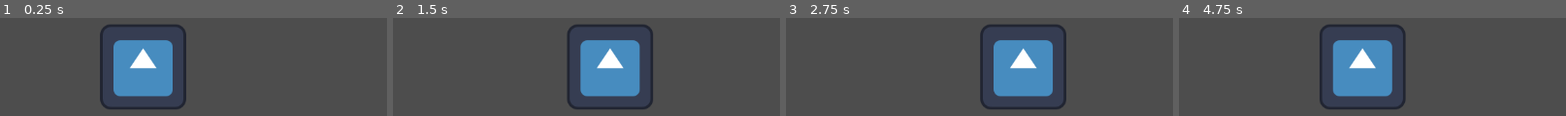
Above: before the commit, frames 1-4 (left to right).
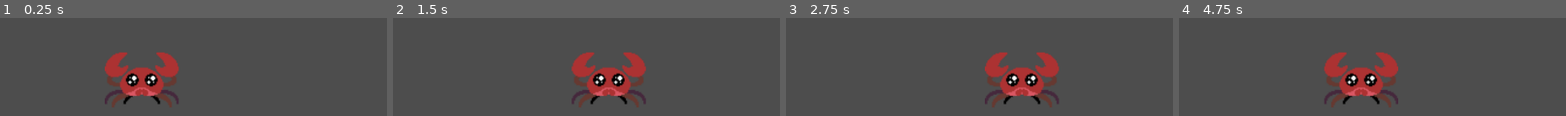
Above: after the commit, the same moments.

Repository: lu-chie/MissaoReciclagem
Game: Godot game, scene res://main.tscn
Two runs of this game, one before a commit and one after it. Both use one fixed random seed, a clock stepped at 60 frames per second and the inputs below. The engine's default icon, where the game draws it, is replaced by a stand-in: a white triangle on a blue panel in a dark square.
Inputs:
- Up to frame 1 (0.25 s): no input
- Up to frame 2 (1.5 s): tap Enter at 0.5 s; hold Right (ui_right) 0.53-1.28 s; hold Left (ui_left) from 1.28 s (still down)
- Up to frame 3 (2.75 s): release Left (ui_left) at 2.03 s; hold Right (ui_right) from 2.03 s (still down)
- Up to frame 4 (4.75 s): release Right (ui_right) at 3.53 s; hold Left (ui_left) from 3.53 s (still down)

The runs differ from the first frame. In frame 1, 13% of the frame differs, in the area x 25-49%, y 6-94%; in frame 2, 13%; in frame 3, 13%; in frame 4, 13%, in the area x 36-59%, y 6-94%.

Commit message:
imporação dos assets para o repositório

Diff:
--- /dev/null
+++ b/missaoreciclagemgame/fonts/CrabFont.json
@@ -0,0 +1,351 @@
+{ "frames": {
+   "CrabFont 0.aseprite": {
+    "frame": { "x": 0, "y": 0, "w": 8, "h": 10 },
+    "rotated": false,
+    "trimmed": false,
+    "spriteSourceSize": { "x": 0, "y": 0, "w": 8, "h": 10 },
+    "sourceSize": { "w": 8, "h": 10 },
+    "duration": 100
+   },
+   "CrabFont 1.aseprite": {
+    "frame": { "x": 8, "y": 0, "w": 8, "h": 10 },
+    "rotated": false,
+    "trimmed": false,
+    "spriteSourceSize": { "x": 0, "y": 0, "w": 8, "h": 10 },
+    "sourceSize": { "w": 8, "h": 10 },
+    "duration": 100
+   },
+   "CrabFont 2.aseprite": {
+    "frame": { "x": 16, "y": 0, "w": 8, "h": 10 },
+    "rotated": false,
+    "trimmed": false,
+    "spriteSourceSize": { "x": 0, "y": 0, "w": 8, "h": 10 },
+    "sourceSize": { "w": 8, "h": 10 },
+    "duration": 100
+   },
+   "CrabFont 3.aseprite": {
+    "frame": { "x": 24, "y": 0, "w": 8, "h": 10 },
+    "rotated": false,
+    "trimmed": false,
+    "spriteSourceSize": { "x": 0, "y": 0, "w": 8, "h": 10 },
+    "sourceSize": { "w": 8, "h": 10 },
+    "duration": 100
+   },
+   "CrabFont 4.aseprite": {
+    "frame": { "x": 32, "y": 0, "w": 8, "h": 10 },
+    "rotated": false,
+    "trimmed": false,
+    "spriteSourceSize": { "x": 0, "y": 0, "w": 8, "h": 10 },
+    "sourceSize": { "w": 8, "h": 10 },
+    "duration": 100
+   },
+   "CrabFont 5.aseprite": {
+    "frame": { "x": 40, "y": 0, "w": 8, "h": 10 },
+    "rotated": false,
+    "trimmed": false,
+    "spriteSourceSize": { "x": 0, "y": 0, "w": 8, "h": 10 },
+    "sourceSize": { "w": 8, "h": 10 },
+    "duration": 100
+   },
+   "CrabFont 6.aseprite": {
+    "frame": { "x": 48, "y": 0, "w": 8, "h": 10 },
+    "rotated": false,
+    "trimmed": false,
+    "spriteSourceSize": { "x": 0, "y": 0, "w": 8, "h": 10 },
+    "sourceSize": { "w": 8, "h": 10 },
+    "duration": 100
+   },
+   "CrabFont 7.aseprite": {
+    "frame": { "x": 0, "y": 10, "w": 8, "h": 10 },
+    "rotated": false,
+    "trimmed": false,
+    "spriteSourceSize": { "x": 0, "y": 0, "w": 8, "h": 10 },
+    "sourceSize": { "w": 8, "h": 10 },
+    "duration": 100
+   },
+   "CrabFont 8.aseprite": {
+    "frame": { "x": 8, "y": 10, "w": 8, "h": 10 },
+    "rotated": false,
+    "trimmed": false,
+    "spriteSourceSize": { "x": 0, "y": 0, "w": 8, "h": 10 },
+    "sourceSize": { "w": 8, "h": 10 },
+    "duration": 100
+   },
+   "CrabFont 9.aseprite": {
+    "frame": { "x": 16, "y": 10, "w": 8, "h": 10 },
+    "rotated": false,
+    "trimmed": false,
+    "spriteSourceSize": { "x": 0, "y": 0, "w": 8, "h": 10 },
+    "sourceSize": { "w": 8, "h": 10 },
+    "duration": 100
+   },
+   "CrabFont 10.aseprite": {
+    "frame": { "x": 24, "y": 10, "w": 8, "h": 10 },
+    "rotated": false,
+    "trimmed": false,
+    "spriteSourceSize": { "x": 0, "y": 0, "w": 8, "h": 10 },
+    "sourceSize": { "w": 8, "h": 10 },
+    "duration": 100
+   },
+   "CrabFont 11.aseprite": {
+    "frame": { "x": 32, "y": 10, "w": 8, "h": 10 },
+    "rotated": false,
+    "trimmed": false,
+    "spriteSourceSize": { "x": 0, "y": 0, "w": 8, "h": 10 },
+    "sourceSize": { "w": 8, "h": 10 },
+    "duration": 100
+   },
+   "CrabFont 12.aseprite": {
+    "frame": { "x": 40, "y": 10, "w": 8, "h": 10 },
+    "rotated": false,
+    "trimmed": false,
+    "spriteSourceSize": { "x": 0, "y": 0, "w": 8, "h": 10 },
+    "sourceSize": { "w": 8, "h": 10 },
+    "duration": 100
+   },
+   "CrabFont 13.aseprite": {
+    "frame": { "x": 48, "y": 10, "w": 8, "h": 10 },
+    "rotated": false,
+    "trimmed": false,
+    "spriteSourceSize": { "x": 0, "y": 0, "w": 8, "h": 10 },
+    "sourceSize": { "w": 8, "h": 10 },
+    "duration": 100
+   },
+   "CrabFont 14.aseprite": {
+    "frame": { "x": 0, "y": 20, "w": 8, "h": 10 },
+    "rotated": false,
+    "trimmed": false,
+    "spriteSourceSize": { "x": 0, "y": 0, "w": 8, "h": 10 },
+    "sourceSize": { "w": 8, "h": 10 },
+    "duration": 100
+   },
+   "CrabFont 15.aseprite": {
+    "frame": { "x": 8, "y": 20, "w": 8, "h": 10 },
+    "rotated": false,
+    "trimmed": false,
+    "spriteSourceSize": { "x": 0, "y": 0, "w": 8, "h": 10 },
+    "sourceSize": { "w": 8, "h": 10 },
+    "duration": 100
+   },
+   "CrabFont 16.aseprite": {
+    "frame": { "x": 16, "y": 20, "w": 8, "h": 10 },
+    "rotated": false,
+    "trimmed": false,
+    "spriteSourceSize": { "x": 0, "y": 0, "w": 8, "h": 10 },
+    "sourceSize": { "w": 8, "h": 10 },
+    "duration": 100
+   },
+   "CrabFont 17.aseprite": {
+    "frame": { "x": 24, "y": 20, "w": 8, "h": 10 },
+    "rotated": false,
+    "trimmed": false,
+    "spriteSourceSize": { "x": 0, "y": 0, "w": 8, "h": 10 },
+    "sourceSize": { "w": 8, "h": 10 },
+    "duration": 100
+   },
+   "CrabFont 18.aseprite": {
+    "frame": { "x": 32, "y": 20, "w": 8, "h": 10 },
+    "rotated": false,
+    "trimmed": false,
+    "spriteSourceSize": { "x": 0, "y": 0, "w": 8, "h": 10 },
+    "sourceSize": { "w": 8, "h": 10 },
+    "duration": 100
+   },
+   "CrabFont 19.aseprite": {
+    "frame": { "x": 40, "y": 20, "w": 8, "h": 10 },
+    "rotated": false,
+    "trimmed": false,
+    "spriteSourceSize": { "x": 0, "y": 0, "w": 8, "h": 10 },
+    "sourceSize": { "w": 8, "h": 10 },
+    "duration": 100
+   },
+   "CrabFont 20.aseprite": {
+    "frame": { "x": 48, "y": 20, "w": 8, "h": 10 },
+    "rotated": false,
+    "trimmed": false,
+    "spriteSourceSize": { "x": 0, "y": 0, "w": 8, "h": 10 },
+    "sourceSize": { "w": 8, "h": 10 },
+    "duration": 100
+   },
+   "CrabFont 21.aseprite": {
+    "frame": { "x": 0, "y": 30, "w": 8, "h": 10 },
+    "rotated": false,
+    "trimmed": false,
+    "spriteSourceSize": { "x": 0, "y": 0, "w": 8, "h": 10 },
+    "sourceSize": { "w": 8, "h": 10 },
+    "duration": 100
+   },
+   "CrabFont 22.aseprite": {
+    "frame": { "x": 8, "y": 30, "w": 8, "h": 10 },
+    "rotated": false,
+    "trimmed": false,
+    "spriteSourceSize": { "x": 0, "y": 0, "w": 8, "h": 10 },
+    "sourceSize": { "w": 8, "h": 10 },
+    "duration": 100
+   },
+   "CrabFont 23.aseprite": {
+    "frame": { "x": 16, "y": 30, "w": 8, "h": 10 },
+    "rotated": false,
+    "trimmed": false,
+    "spriteSourceSize": { "x": 0, "y": 0, "w": 8, "h": 10 },
+    "sourceSize": { "w": 8, "h": 10 },
+    "duration": 100
+   },
+   "CrabFont 24.aseprite": {
+    "frame": { "x": 24, "y": 30, "w": 8, "h": 10 },
+    "rotated": false,
+    "trimmed": false,
+    "spriteSourceSize": { "x": 0, "y": 0, "w": 8, "h": 10 },
+    "sourceSize": { "w": 8, "h": 10 },
+    "duration": 100
+   },
+   "CrabFont 25.aseprite": {
+    "frame": { "x": 32, "y": 30, "w": 8, "h": 10 },
+    "rotated": false,
+    "trimmed": false,
+    "spriteSourceSize": { "x": 0, "y": 0, "w": 8, "h": 10 },
+    "sourceSize": { "w": 8, "h": 10 },
+    "duration": 100
+   },
+   "CrabFont 26.aseprite": {
+    "frame": { "x": 40, "y": 30, "w": 8, "h": 10 },
+    "rotated": false,
+    "trimmed": false,
+    "spriteSourceSize": { "x": 0, "y": 0, "w": 8, "h": 10 },
+    "sourceSize": { "w": 8, "h": 10 },
+    "duration": 100
+   },
+   "CrabFont 27.aseprite": {
+    "frame": { "x": 48, "y": 30, "w": 8, "h": 10 },
+    "rotated": false,
+    "trimmed": false,
+    "spriteSourceSize": { "x": 0, "y": 0, "w": 8, "h": 10 },
+    "sourceSize": { "w": 8, "h": 10 },
+    "duration": 100
+   },
+   "CrabFont 28.aseprite": {
+    "frame": { "x": 0, "y": 40, "w": 8, "h": 10 },
+    "rotated": false,
+    "trimmed": false,
+    "spriteSourceSize": { "x": 0, "y": 0, "w": 8, "h": 10 },
+    "sourceSize": { "w": 8, "h": 10 },
+    "duration": 100
+   },
+   "CrabFont 29.aseprite": {
+    "frame": { "x": 8, "y": 40, "w": 8, "h": 10 },
+    "rotated": false,
+    "trimmed": false,
+    "spriteSourceSize": { "x": 0, "y": 0, "w": 8, "h": 10 },
+    "sourceSize": { "w": 8, "h": 10 },
+    "duration": 100
+   },
+   "CrabFont 30.aseprite": {
+    "frame": { "x": 16, "y": 40, "w": 8, "h": 10 },
+    "rotated": false,
+    "trimmed": false,
+    "spriteSourceSize": { "x": 0, "y": 0, "w": 8, "h": 10 },
+    "sourceSize": { "w": 8, "h": 10 },
+    "duration": 100
+   },
+   "CrabFont 31.aseprite": {
+    "frame": { "x": 24, "y": 40, "w": 8, "h": 10 },
+    "rotated": false,
+    "trimmed": false,
+    "spriteSourceSize": { "x": 0, "y": 0, "w": 8, "h": 10 },
+    "sourceSize": { "w": 8, "h": 10 },
+    "duration": 100
+   },
+   "CrabFont 32.aseprite": {
+    "frame": { "x": 32, "y": 40, "w": 8, "h": 10 },
+    "rotated": false,
+    "trimmed": false,
+    "spriteSourceSize": { "x": 0, "y": 0, "w": 8, "h": 10 },
+    "sourceSize": { "w": 8, "h": 10 },
+    "duration": 100
+   },
+   "CrabFont 33.aseprite": {
+    "frame": { "x": 40, "y": 40, "w": 8, "h": 10 },
+    "rotated": false,
+    "trimmed": false,
+    "spriteSourceSize": { "x": 0, "y": 0, "w": 8, "h": 10 },
+    "sourceSize": { "w": 8, "h": 10 },
+    "duration": 100
+   },
+   "CrabFont 34.aseprite": {
+    "frame": { "x": 48, "y": 40, "w": 8, "h": 10 },
+    "rotated": false,
+    "trimmed": false,
+    "spriteSourceSize": { "x": 0, "y": 0, "w": 8, "h": 10 },
+    "sourceSize": { "w": 8, "h": 10 },
+    "duration": 100
+   },
+   "CrabFont 35.aseprite": {
+    "frame": { "x": 0, "y": 50, "w": 8, "h": 10 },
+    "rotated": false,
+    "trimmed": false,
+    "spriteSourceSize": { "x": 0, "y": 0, "w": 8, "h": 10 },
+    "sourceSize": { "w": 8, "h": 10 },
+    "duration": 100
+   },
+   "CrabFont 36.aseprite": {
+    "frame": { "x": 8, "y": 50, "w": 8, "h": 10 },
+    "rotated": false,
+    "trimmed": false,
+    "spriteSourceSize": { "x": 0, "y": 0, "w": 8, "h": 10 },
+    "sourceSize": { "w": 8, "h": 10 },
+    "duration": 100
+   }
+ },
+ "meta": {
+  "app": "https://www.aseprite.org/",
+  "version": "1.3.15.2-x64",
+  "image": "CrabFont.png",
+  "format": "RGBA8888",
+  "size": { "w": 56, "h": 60 },
+  "scale": "1",
+  "frameTags": [
+   { "name": "A", "from": 0, "to": 0, "direction": "forward", "color": "#000000ff" },
+   { "name": "B", "from": 1, "to": 1, "direction": "forward", "color": "#000000ff" },
+   { "name": "C", "from": 2, "to": 2, "direction": "forward", "color": "#000000ff" },
+   { "name": "D", "from": 3, "to": 3, "direction": "forward", "color": "#000000ff" },
+   { "name": "E", "from": 4, "to": 4, "direction": "forward", "color": "#000000ff" },
+   { "name": "F", "from": 5, "to": 5, "direction": "forward", "color": "#000000ff" },
+   { "name": "G", "from": 6, "to": 6, "direction": "forward", "color": "#000000ff" },
+   { "name": "H", "from": 7, "to": 7, "direction": "forward", "color": "#000000ff" },
+   { "name": "I", "from": 8, "to": 8, "direction": "forward", "color": "#000000ff" },
+   { "name": "J", "from": 9, "to": 9, "direction": "forward", "color": "#000000ff" },
+   { "name": "K", "from": 10, "to": 10, "direction": "forward", "color": "#000000ff" },
+   { "name": "L", "from": 11, "to": 11, "direction": "forward", "color": "#000000ff" },
+   { "name": "M", "from": 12, "to": 12, "direction": "forward", "color": "#000000ff" },
+   { "name": "N", "from": 13, "to": 13, "direction": "forward", "color": "#000000ff" },
+   { "name": "O", "from": 14, "to": 14, "direction": "forward", "color": "#000000ff" },
+   { "name": "P", "from": 15, "to": 15, "direction": "forward", "color": "#000000ff" },
+   { "name": "Q", "from": 16, "to": 16, "direction": "forward", "color": "#000000ff" },
+   { "name": "R", "from": 17, "to": 17, "direction": "forward", "color": "#000000ff" },
+   { "name": "S", "from": 18, "to": 18, "direction": "forward", "color": "#000000ff" },
+   { "name": "T", "from": 19, "to": 19, "direction": "forward", "color": "#000000ff" },
+   { "name": "U", "from": 20, "to": 20, "direction": "forward", "color": "#000000ff" },
+   { "name": "V", "from": 21, "to": 21, "direction": "forward", "color": "#000000ff" },
+   { "name": "W", "from": 22, "to": 22, "direction": "forward", "color": "#000000ff" },
+   { "name": "X", "from": 23, "to": 23, "direction": "forward", "color": "#000000ff" },
+   { "name": "Y", "from": 24, "to": 24, "direction": "forward", "color": "#000000ff" },
+   { "name": "Z", "from": 25, "to": 25, "direction": "forward", "color": "#000000ff" },
+   { "name": "1", "from": 26, "to": 26, "direction": "forward", "color": "#000000ff" },
+   { "name": "2", "from": 27, "to": 27, "direction": "forward", "color": "#000000ff" },
+   { "name": "3", "from": 28, "to": 28, "direction": "forward", "color": "#000000ff" },
+   { "name": "4", "from": 29, "to": 29, "direction": "forward", "color": "#000000ff" },
+   { "name": "5", "from": 30, "to": 30, "direction": "forward", "color": "#000000ff" },
+   { "name": "6", "from": 31, "to": 31, "direction": "forward", "color": "#000000ff" },
+   { "name": "7", "from": 32, "to": 32, "direction": "forward", "color": "#000000ff" },
+   { "name": "8", "from": 33, "to": 33, "direction": "forward", "color": "#000000ff" },
+   { "name": "9", "from": 34, "to": 34, "direction": "forward", "color": "#000000ff" },
+   { "name": "0", "from": 35, "to": 35, "direction": "forward", "color": "#000000ff" },
+   { "name": ":", "from": 36, "to": 36, "direction": "forward", "color": "#000000ff" }
+  ],
+  "layers": [
+   { "name": "Layer 1", "opacity": 255, "blendMode": "normal" }
+  ],
+  "slices": [
+  ]
+ }
+}
--- a/missaoreciclagemgame/main.tscn
+++ b/missaoreciclagemgame/main.tscn
@@ -1,6 +1,7 @@
-[gd_scene load_steps=2 format=3 uid="uid://bykdj5m5kgto2"]
+[gd_scene load_steps=3 format=3 uid="uid://bykdj5m5kgto2"]
 
 [ext_resource type="PackedScene" uid="uid://cixo0tv4glhjg" path="res://player.tscn" id="1_ig7tw"]
+[ext_resource type="PackedScene" uid="uid://dm2e62meawntq" path="res://ui.tscn" id="2_0xm2m"]
 
 [node name="Main" type="Node2D"]
 
@@ -9,3 +10,5 @@
 [node name="TrashSpawner" type="Node2D" parent="."]
 
 [node name="TrashContainer" type="Node2D" parent="."]
+
+[node name="UI" parent="." instance=ExtResource("2_0xm2m")]
--- a/missaoreciclagemgame/player.tscn
+++ b/missaoreciclagemgame/player.tscn
@@ -1,7 +1,7 @@
 [gd_scene load_steps=4 format=3 uid="uid://cixo0tv4glhjg"]
 
 [ext_resource type="Script" uid="uid://cdil631r1r25r" path="res://character_body_2d.gd" id="1_onrkg"]
-[ext_resource type="Texture2D" uid="uid://drmrwnnhen0fg" path="res://icon.svg" id="2_i3pqv"]
+[ext_resource type="Texture2D" uid="uid://bq4va3tdwxtqn" path="res://assets/player_crab.png" id="2_onrkg"]
 
 [sub_resource type="RectangleShape2D" id="RectangleShape2D_hqtel"]
 size = Vector2(117, 123)
@@ -13,7 +13,9 @@
 script = ExtResource("1_onrkg")
 
 [node name="Sprite2D" type="Sprite2D" parent="CharacterBody2D"]
-texture = ExtResource("2_i3pqv")
+position = Vector2(-2, 19.5)
+scale = Vector2(1.74603, 1.76596)
+texture = ExtResource("2_onrkg")
 
 [node name="CollisionShape2D" type="CollisionShape2D" parent="CharacterBody2D"]
 position = Vector2(-1.5, -0.5)
Binary file added: missaoreciclagemgame/assets/E_AZU.png
Not shown, added: missaoreciclagemgame/assets/E_AZU.png.import
Binary file added: missaoreciclagemgame/assets/E_amarelinhoh.png
Not shown, added: missaoreciclagemgame/assets/E_amarelinhoh.png.import
Binary file added: missaoreciclagemgame/assets/E_vermeio.png
Not shown, added: missaoreciclagemgame/assets/E_vermeio.png.import
Binary file added: missaoreciclagemgame/assets/E_vridokkk.png
Not shown, added: missaoreciclagemgame/assets/E_vridokkk.png.import
Binary file added: missaoreciclagemgame/assets/Q_VRIDOKK.png
Not shown, added: missaoreciclagemgame/assets/Q_VRIDOKK.png.import
Binary file added: missaoreciclagemgame/assets/Q_amarilo.png
Not shown, added: missaoreciclagemgame/assets/Q_amarilo.png.import
(and 30 more such lines)
